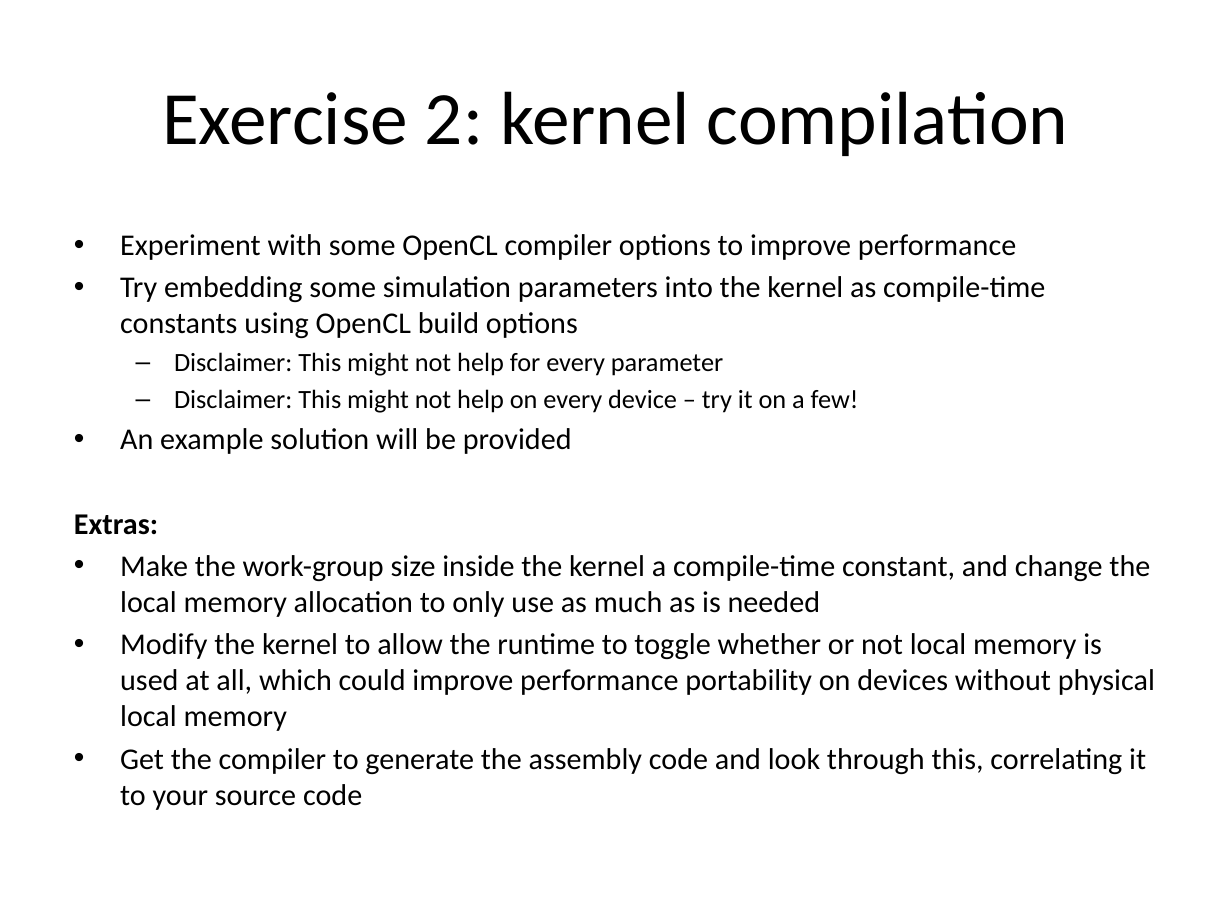
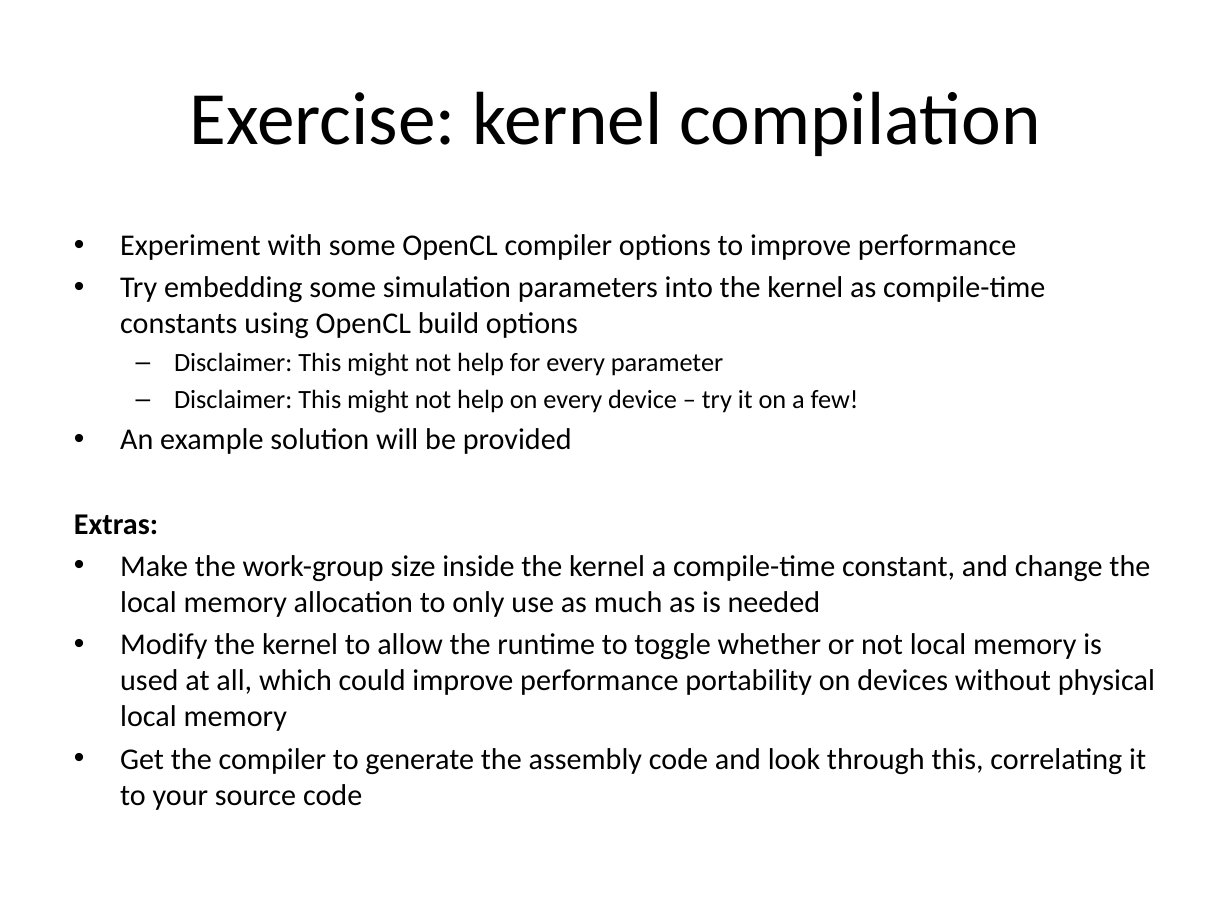
Before and after one commit to UoB-HPC/opencl-training-code, a slide deck: slide 22 of slides/advanced_part2.pptx. Drawn at 1232x924 pixels with LibreOffice and Linux fonts; fonts in the diff are those of the drawing. Boxes give left, top, right and bottom in pixels: in the first picture for what was removed or moved away, otherwise in the second. Text is boxed around its words. In the diff, an @@ line names an element or a change of style, - is before the commit and + after.

```diff
--- a/slides/advanced_part2.pptx
+++ b/slides/advanced_part2.pptx
@@ title at bbox=[190, 91, 1040, 156]: text changed @@
-Exercise 2: kernel compilation
+Exercise: kernel compilation
```
Also in this commit, not shown: 6 other slides changed, 1 other file.
